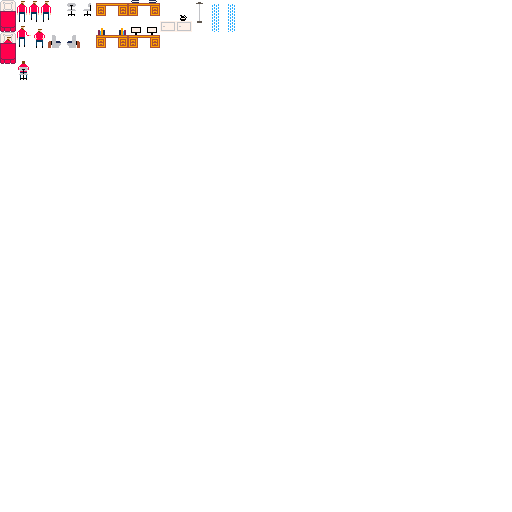
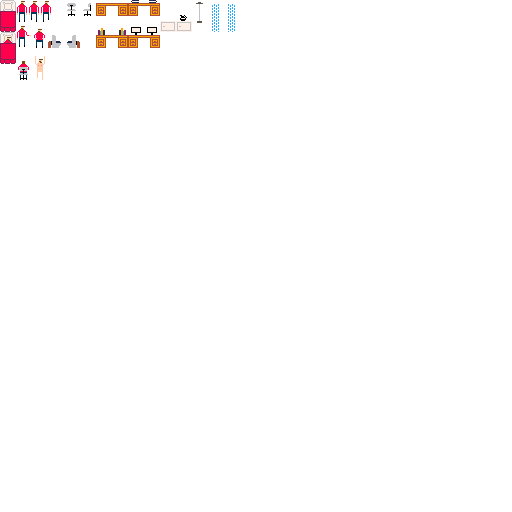
Layers edited between the first and the second 512 x 512 image:
painted on "Background" over 35, 56, 45, 80
